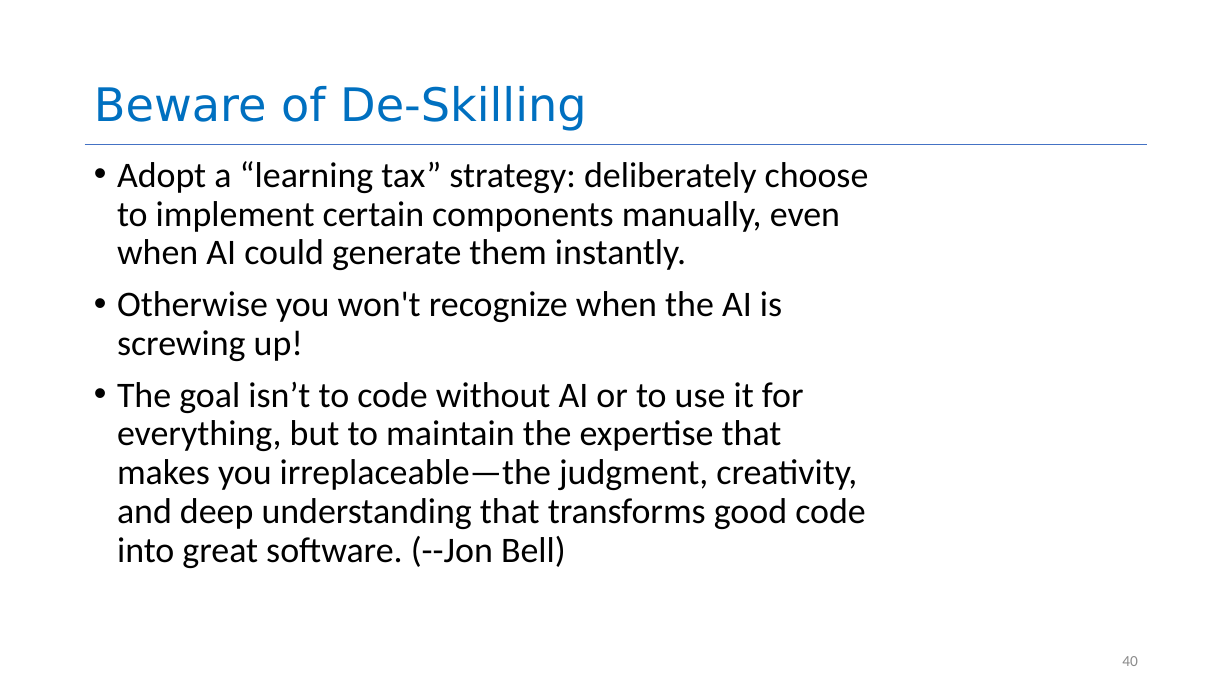
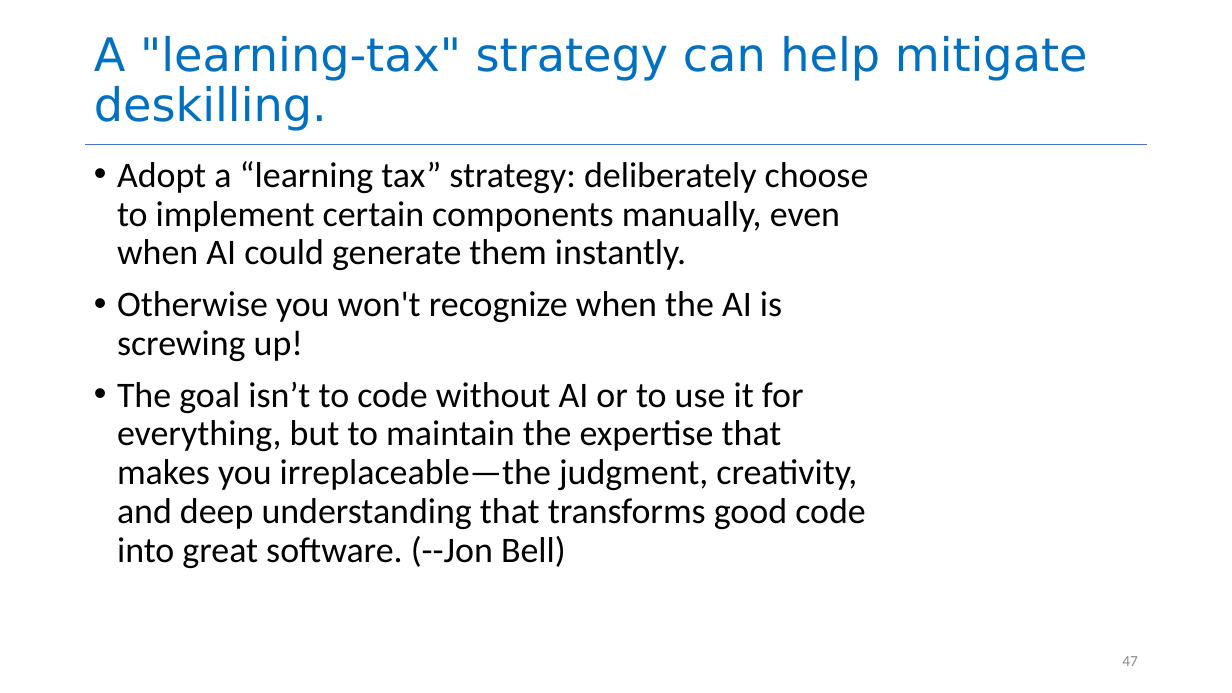
Before and after one commit to neu-se/CS4530-Spring-2026, a slide deck: slide 47 of Slides/Module 16 Using AI Agents.pptx (slide 40 before the commit). Drawn at 1232x693 pixels with LibreOffice and Linux fonts; fonts in the diff are those of the drawing. Boxes give left, top, right and bottom in pixels: in the first picture for what was removed or moved away, otherwise in the second. Text is boxed around its words. In the diff, an @@ line names an element or a change of style, - is before the commit and + after.

```diff
--- a/Slides/Module 16 Using AI Agents.pptx
+++ b/Slides/Module 16 Using AI Agents.pptx
@@ title at box(94, 36, 1088, 131): text changed @@
-Beware of De-Skilling
+A "learning-tax" strategy can help mitigate deskilling.
@@ page number at box(1122, 656, 1138, 666): text changed @@
-40
+47
```
Also in this commit, not shown: 18 other slides changed, 10 slides added, 2 slides removed, 1 other file.
